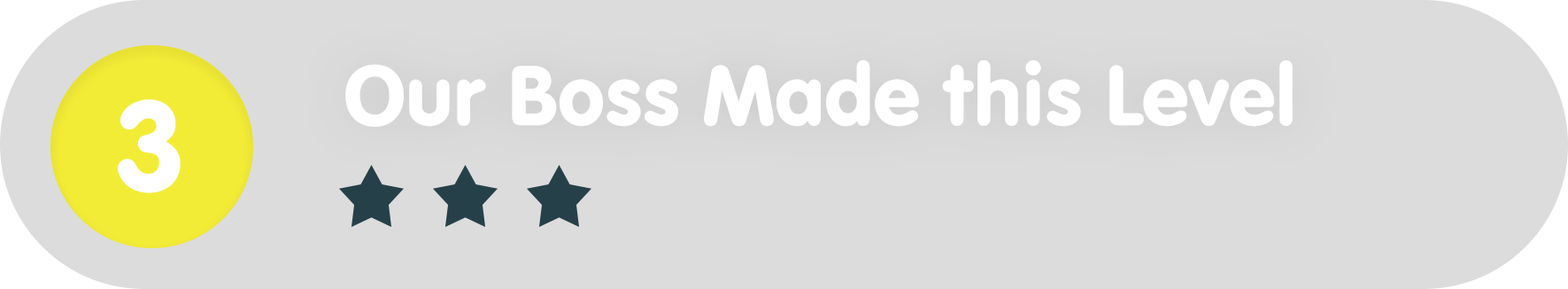
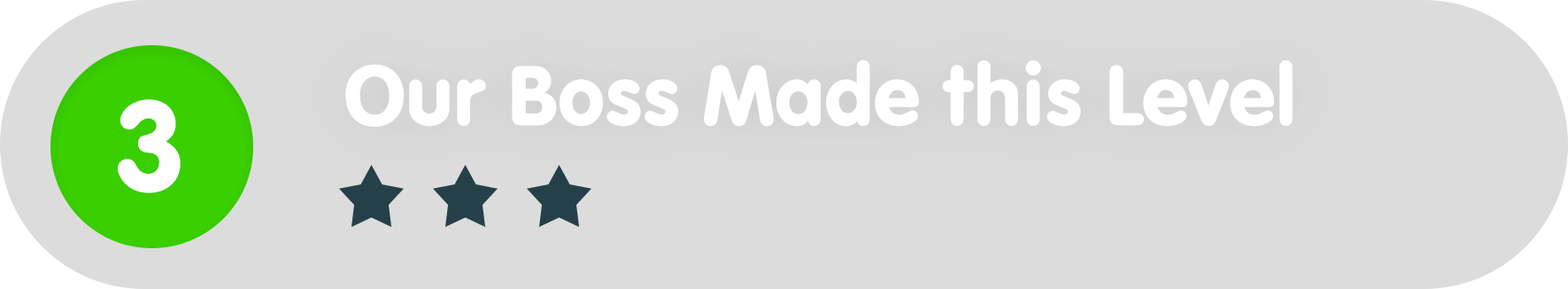
Comparing the layer stacks of the two 1568x289 images. Changes:
painted on "Ellipse_green" over [50, 45, 254, 248]
